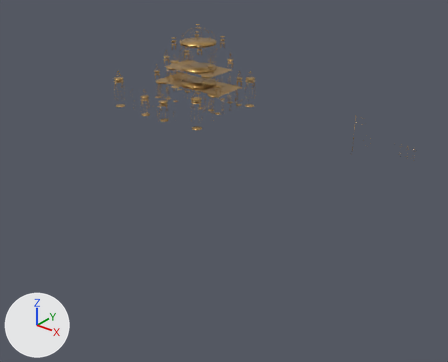
The glTF model games/SinStarI/SourceAssets/Towns/Neris/NerisTownV1/Runtime/Neris-35.glb: old version first, new version second.
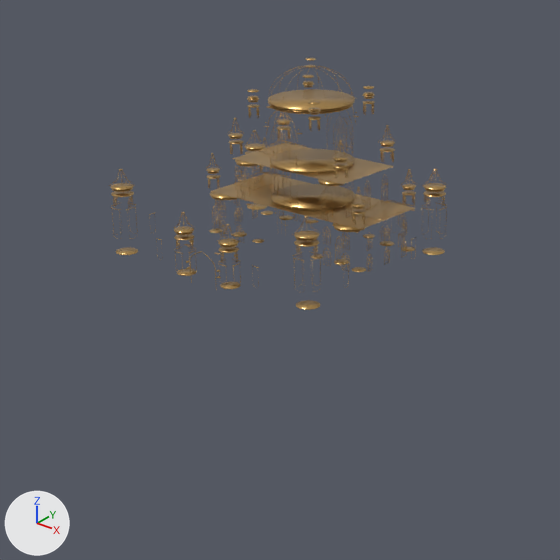
The first picture shows the older version from a 50 mm lens placed at (440.0, -374.0, 286.0), pointed at (81.0, 74.0, 8.0). The close-ups show the older and then the newer version on the part from 15% to 68% of the width and 0% to 65% of the height of that picture. Only the edits that show in the close-ups are written down. Lighting does not change. The marker at lower left points along +X, +Y and +Z.

Script lines for the objects in view, before the commit:
```python
me_aged_gold = bpy.data.meshes.new('Aged Gold')
me_aged_gold.from_pydata(...)  # 21280 vertices, 39086 faces; spans x -175.1..-56.9, y 231.3..292.6, z 2.1..93.8
me_aged_gold.materials.append(mat_aged_gold)  # orange #c49e61
me_aged_gold_001 = bpy.data.meshes.new('Aged Gold.001')
me_aged_gold_001.from_pydata(...)  # 21721 vertices, 39912 faces; spans x -193.0..209.0, y 169.0..298.0, z 1.0..111.0
me_aged_gold_001.materials.append(mat_aged_gold_001)  # orange #c49e61
ob_aged_gold = bpy.data.objects.new('Aged Gold', me_aged_gold)
ob_aged_gold.location = (0.0, 0.0, 0.0)
ob_aged_gold_001 = bpy.data.objects.new('Aged Gold.001', me_aged_gold_001)
ob_aged_gold_001.location = (0.0, 0.0, 0.0)
```
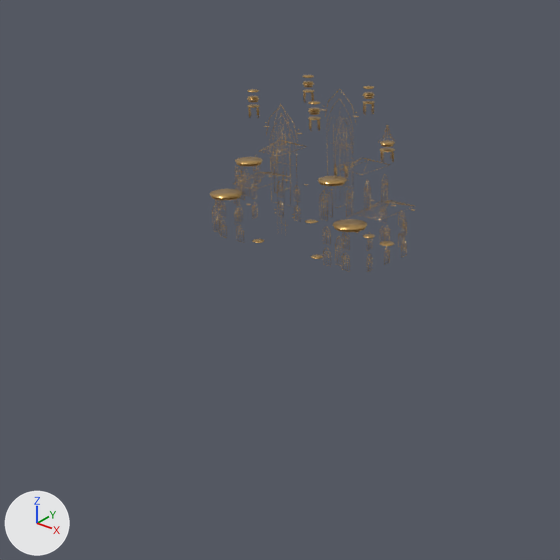
Diff of the bpy script that builds the scene:
```diff
--- a/games/SinStarI/SourceAssets/Towns/Neris/NerisTownV1/Runtime/Neris-35.glb.py
+++ b/games/SinStarI/SourceAssets/Towns/Neris/NerisTownV1/Runtime/Neris-35.glb.py
@@ ob_aged_gold_001 @@
-ob_aged_gold_001 = bpy.data.objects.new('Aged Gold.001', me_aged_gold_001)
-ob_aged_gold_001.location = (0.0, 0.0, 0.0)
```

What differs and where, as boxes [x1, y1, x2, y2] in the close-ups (560 x 560 px):
'Aged Gold.001', deleted (orange)
    before: [109, 58, 447, 310]
